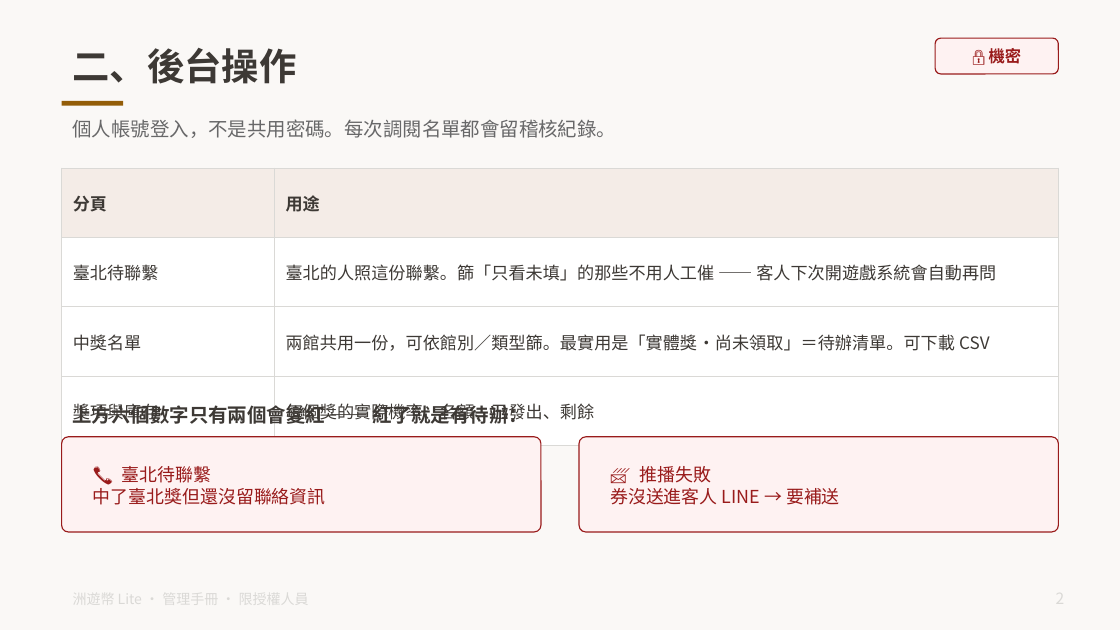
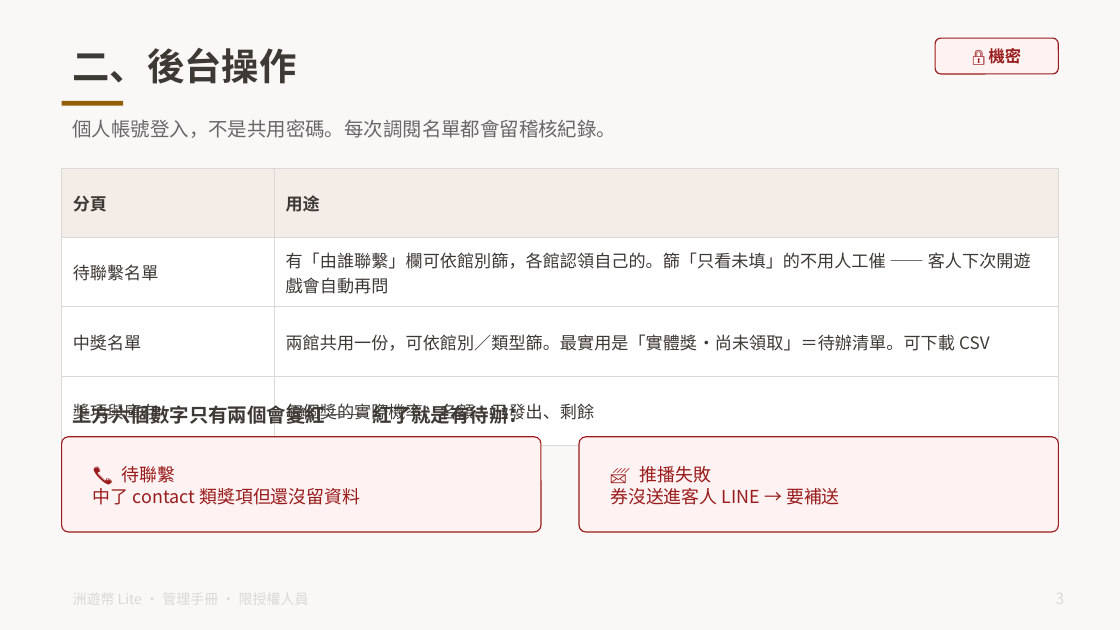
Before and after one commit to tony1229kimo/intercoins-lite, a slide deck: slide 4 of docs/洲遊幣Lite_員工手冊_管理版_機密.pptx (slide 3 before the commit). Drawn at 1120x630 pixels with LibreOffice and Linux fonts; fonts in the diff are those of the drawing. Boxes give left, top, right and bottom in pixels: in the first picture for what was removed or moved away, otherwise in the second. Text is boxed around its words. In the diff, an @@ line names an element or a change of style, - is before the commit and + after.

```diff
--- a/docs/洲遊幣Lite_員工手冊_管理版_機密.pptx
+++ b/docs/洲遊幣Lite_員工手冊_管理版_機密.pptx
@@ table at [62,168,1058,428] @@
-row 2, column 1: 臺北待聯繫
+row 2, column 1: 待聯繫名單
-row 2, column 2: 臺北的人照這份聯繫。篩「只看未填」的那些不用人工催 —— 客人下次開遊戲系統會自動再問
+row 2, column 2: 有「由誰聯繫」欄可依館別篩，各館認領自己的。篩「只看未填」的不用人工催 —— 客人下次開遊戲會自動再問
@@ text at [93,466,360,505]: text changed @@
-📞 臺北待聯繫
-中了臺北獎但還沒留聯絡資訊
+📞 待聯繫
+中了 contact 類獎項但還沒留資料
```
Also in this commit, not shown: 8 other slides changed, 1 slide added, 9 other files.
